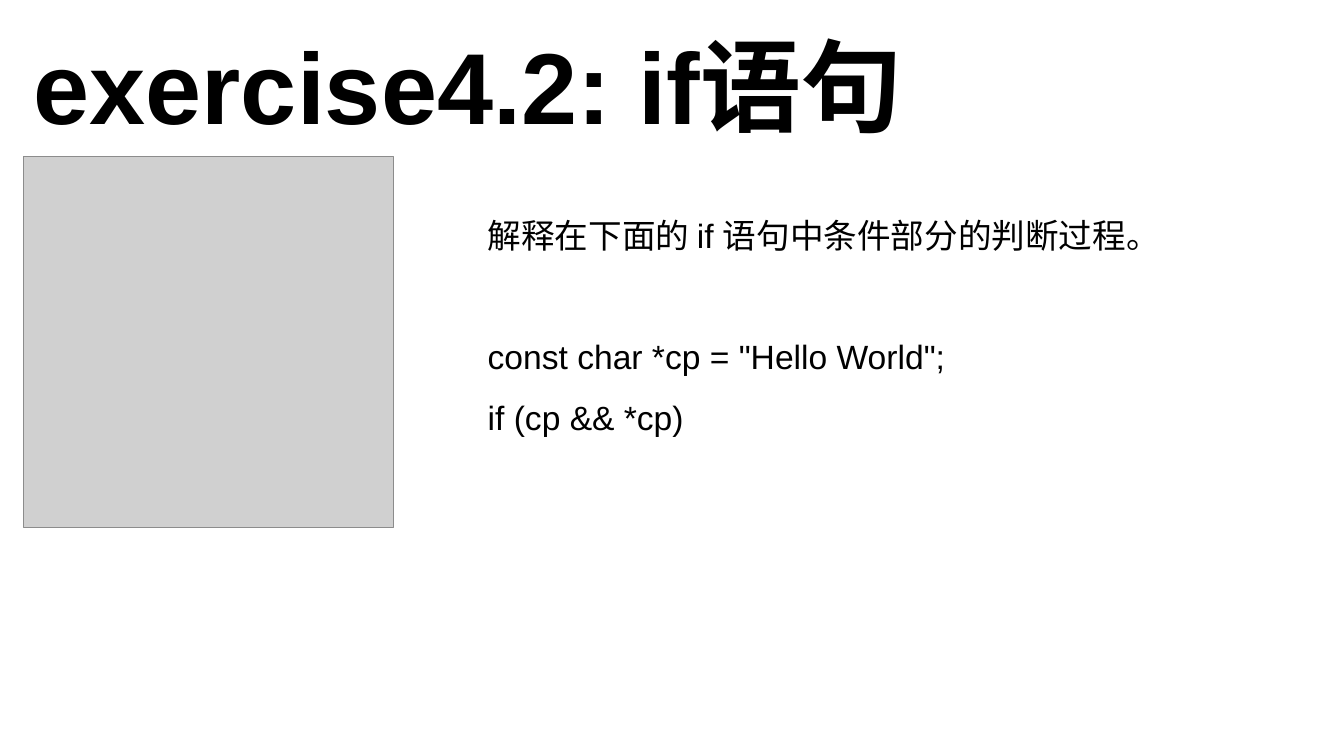
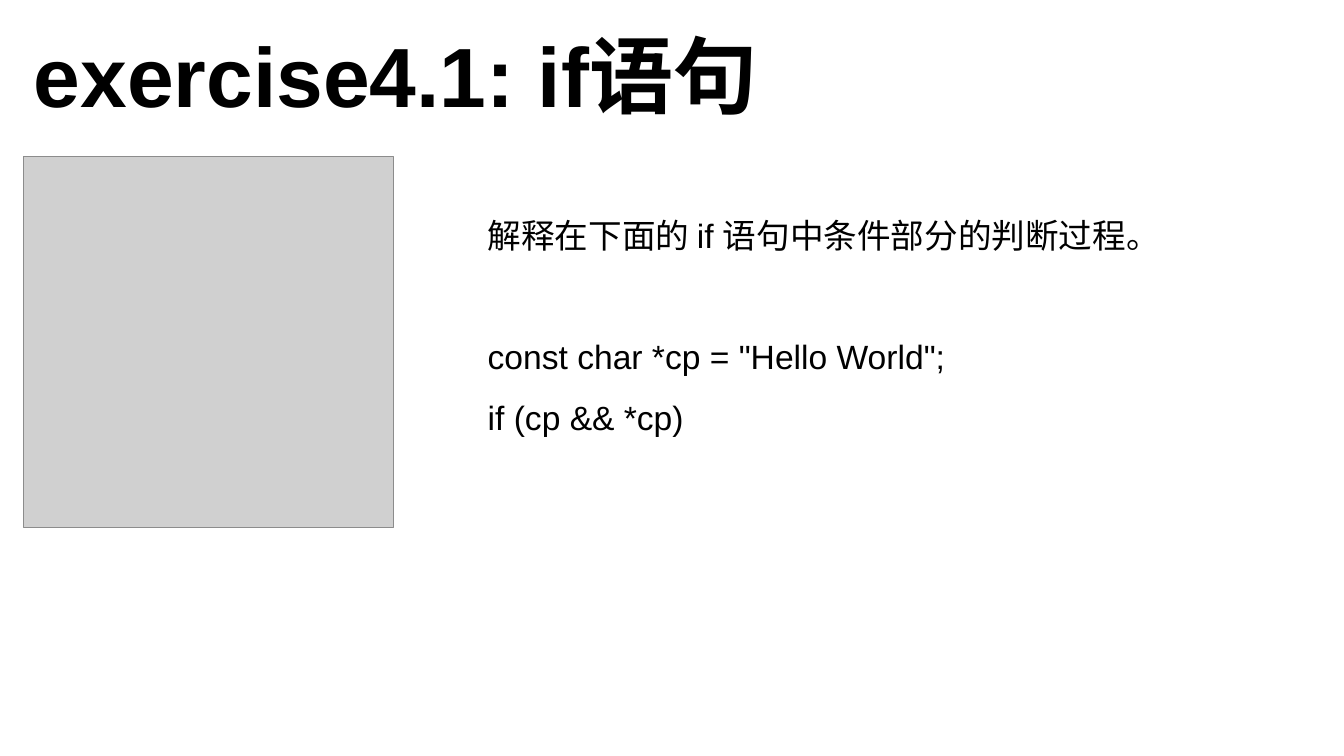
Before and after one commit to 3417725275/CPP_Study, a slide deck: slide 22 of C++课件.pptx (slide 24 before the commit). Drawn at 1344x756 pixels with LibreOffice and Linux fonts; fonts in the diff are those of the drawing; grey boxes stand for pictures. Boxes give left, top, right and bottom in pixels: in the first picture for what was removed or moved away, otherwise in the second. Text is boxed around its words. In the diff, an @@ line names an element or a change of style, - is before the commit and + after.

```diff
--- a/C++课件.pptx
+++ b/C++课件.pptx
@@ text at (x1=34, y1=41, x2=758, y2=115): text changed; size 72 to 60 pt @@
-exercise4.2: if语句
+exercise4.1: if语句
```
Also in this commit, not shown: 2 other slides changed, 9 slides added, 1 slide removed, 1 other file.
